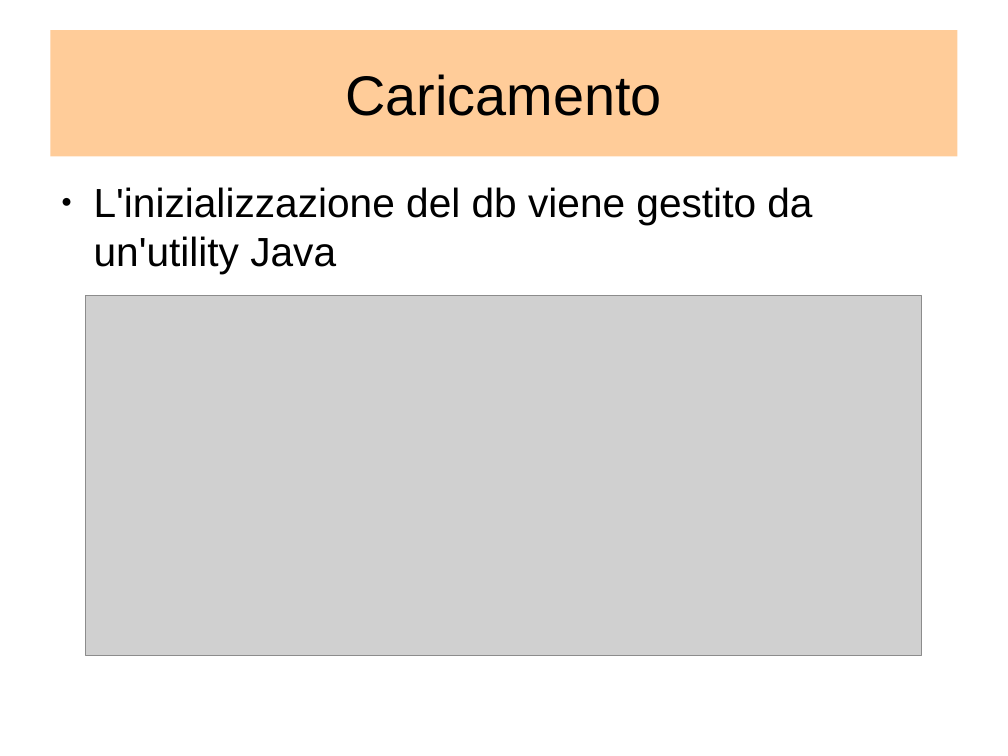
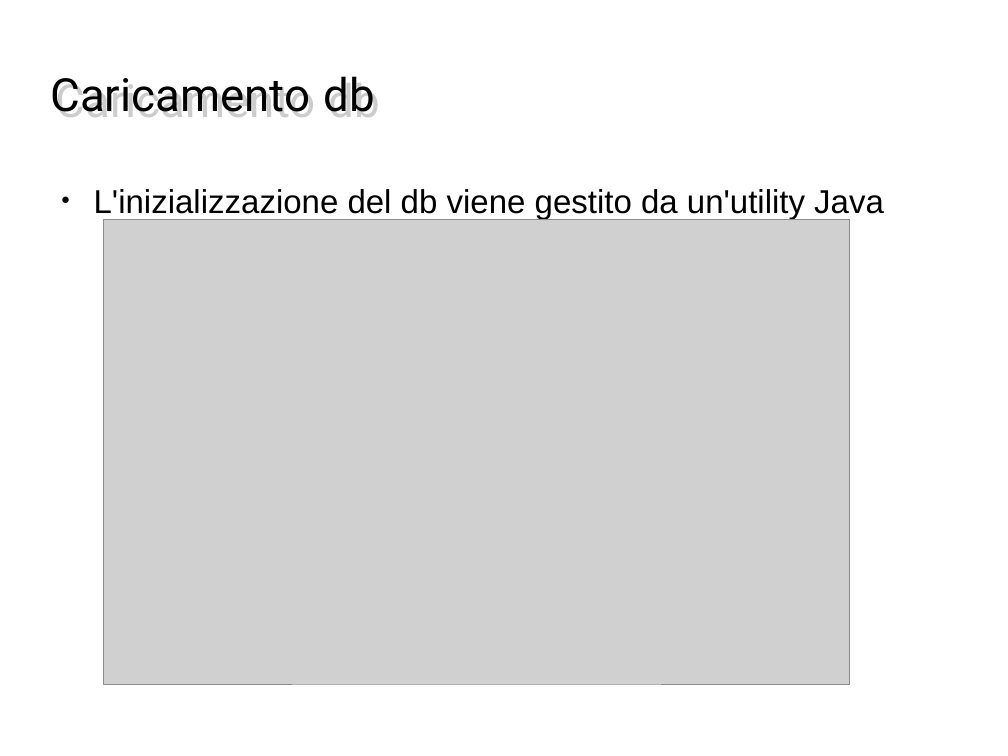
Before and after one commit to PeiPei97/ProgettoMagic, a slide deck: slide 8 of magicscrap.odp. Drawn at 1008x756 pixels with LibreOffice and Linux fonts; fonts in the diff are those of the drawing; grey boxes stand for pictures; background and template pictures are left out. Boxes give left, top, right and bottom in pixels: in the first picture for what was removed or moved away, otherwise in the second. Text is boxed around its words. In the diff, an @@ line names an element or a change of style, - is before the commit and + after.

```diff
--- a/magicscrap.odp
+++ b/magicscrap.odp
@@ title "Caricamento db": place and size @@
-title "Caricamento db" at (50,30,958,156)
+title "Caricamento db" at (56,76,374,117)
@@ title "Caricamento db" at (56,76,374,117): fill #FFCC99 to none @@
@@ title at (56,76,374,117): text changed; size 44 to 36 pt; font Arial to Roboto @@
-Caricamento
+Caricamento db
@@ text "L'inizializzazione del db viene gestito ..." at (94,189,884,219): size 32 to 26 pt @@
@@ picture: place and size @@
-picture at (130,295,902,627)
+picture at (103,220,850,684)
@@ picture removed at (86,295,922,656) @@
```
Also in this commit, not shown: 11 other slides changed, 3 slides added, 4 slides removed, 3 other files.
